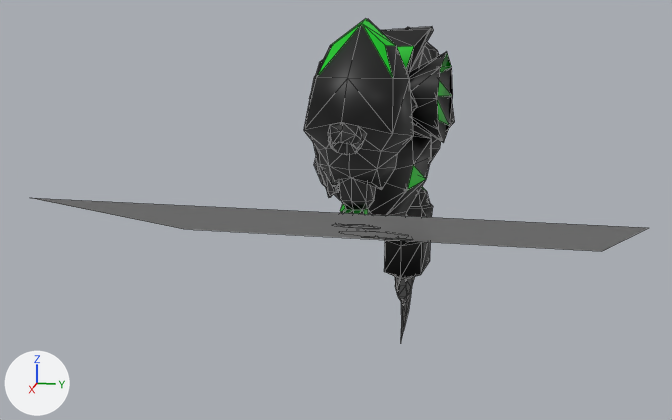
Before and after pictures for a commit that changed the FBX model Assets/Modely/RobotikFirstHalf.fbx.
One viewpoint serves both versions: a camera (50 mm lens) standing at (4.45, 0.72, 2.62) and looking at (0.13, -0.14, 1.54). Every picture has the same lights, and +X, +Y and +Z are marked at lower left. The picture after the commit comes second. Mesh edges are drawn as thin lines. Where no turn or scale is listed for an object, it has been applied to the vertices.

Names of what the first picture shows: 'Plane', 'Robots__Prowler_Pack'.
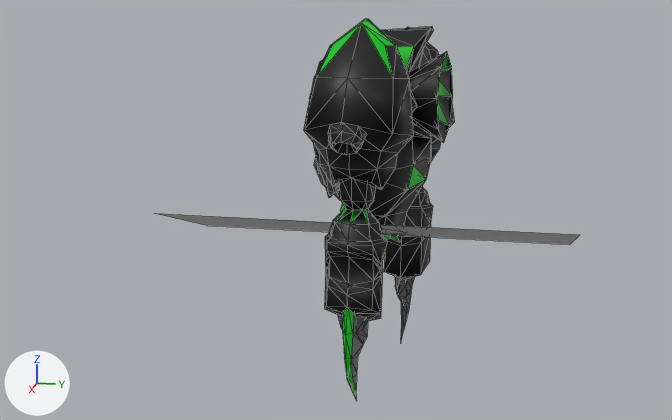
What differs and where, as boxes [x1, y1, x2, y2] in the pictures (672 x 420 px):
'Robots__Prowler_Pack', reshaped (19% taller): before [304, 19, 455, 340]; after [304, 19, 455, 401]
'Plane', moved, rescaled (32% narrower, 41% shorter): before [32, 198, 648, 251]; after [159, 214, 580, 245]
part 1 of me_scene_001, added: after [343, 308, 363, 401]
part 2 of me_scene_001, built on: before [340, 210, 420, 246]; after [324, 210, 422, 344]

The edits, one by one:
me_scene_001 is used by ob_robots__prowler_pack; location (0.018, -0.094, 0.051).
me_scene_001 had 718 vertices, 1176 faces and spanned x -0.97..0.68, y -0.25..0.46, z 0.57..2.41.
me_scene_001 now has 782 vertices, 1307 faces and spans x -0.97..0.68, y -0.25..0.46, z 0.57..2.41.
me_scene_001 part 1: a new loose piece of 28 vertices spanning x 0.39..0.63, y 0.08..0.14, z 0.66..1.21.
Part 2, on me_scene_001:
66 vertices are removed from x -0.53..0.55, y -0.07..0.28, z 1.17..1.54.
89 faces are deleted.
7 vertices move from x -0.34..-0.19, y -0.03..0.26, z 1.24..1.29 to x -0.33..-0.21, y -0.04..0.25, z 1.27..1.31.
102 vertices are added at x -0.46..0.61, y -0.06..0.27, z 0.93..1.47.
147 new faces join them, mat_material_003 (black #000000).
8 new faces join them, mat_material_002 (green #00c31b).
16 new faces join them, mat_material_001 (dark grey #6c6c6c).
Object 'Plane' (ob_plane) moves from (0.321, 0.0, 1.508) to (-0.055, 0.0, 1.404).
Object 'Plane' (ob_plane) is rescaled from (0.883, 1.17, 1.09) to (0.4, 1.0, 1.09).
